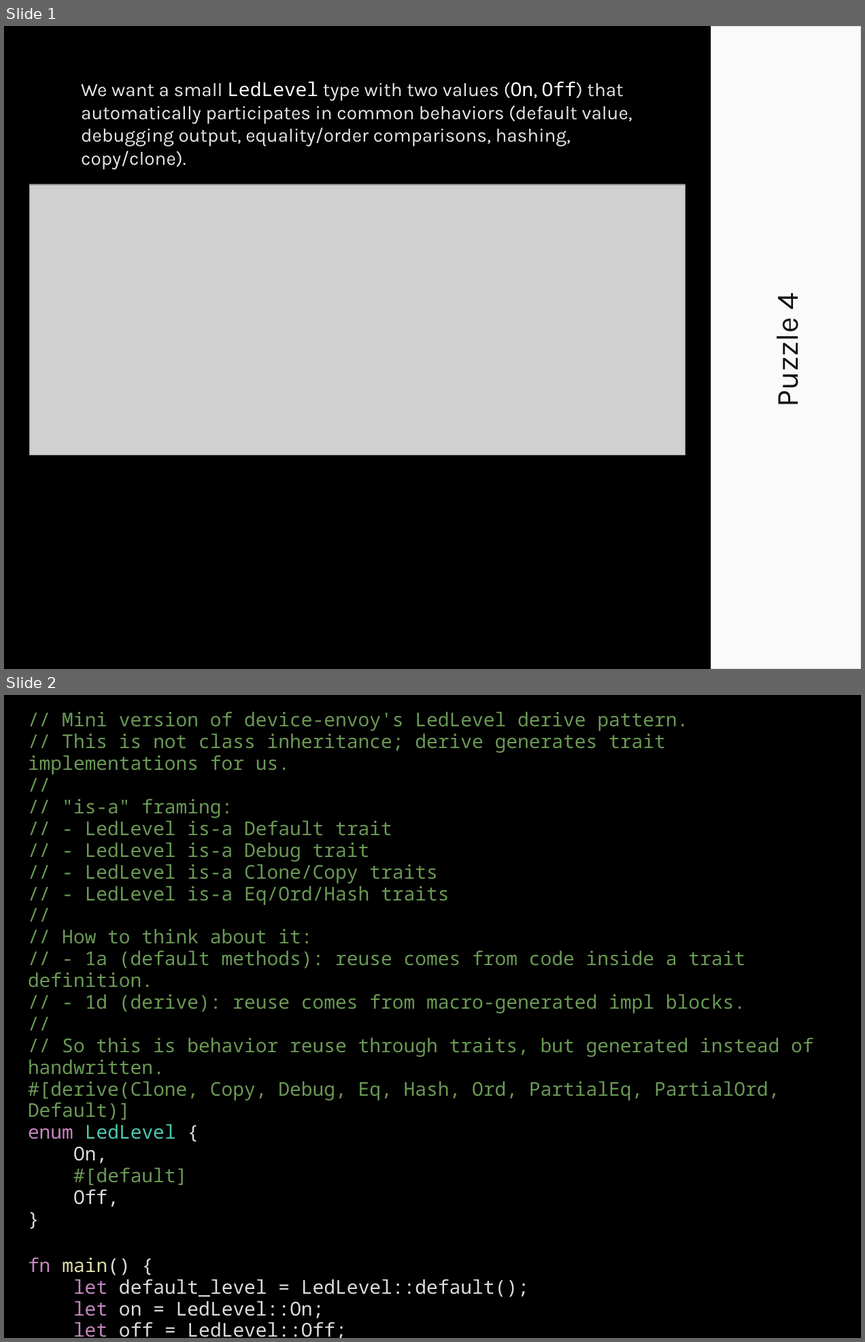
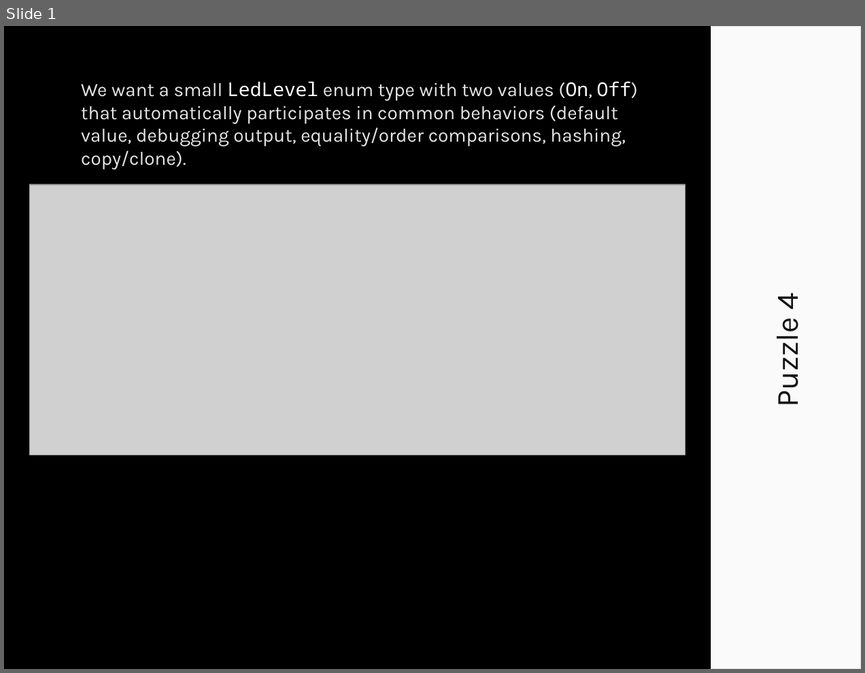
Before and after one commit to CarlKCarlK/inherit, a slide deck: docs/example4_walkthrough.pptx. Shown one above the other, each under a label of ours: slides 1 and 2 before the commit, slide 1 after it. The pictures are 865x1342 and 865x673 pixels, drawn with LibreOffice and Linux fonts; fonts in the diff are those of the drawing; grey boxes stand for pictures. Boxes give left, top, right and bottom in pixels: in the first picture for what was removed or moved away, otherwise in the second. Text is boxed around its words. In the diff, an @@ line names an element or a change of style, - is before the commit and + after.

```diff
--- a/docs/example4_walkthrough.pptx
+++ b/docs/example4_walkthrough.pptx
@@ slide 2 removed at [4,695,861,1338], background #FFFFFF @@
@@ rectangle removed at [4,695,861,1338] @@
@@ text removed at [28,711,814,1338] @@
-// Mini version of device-envoy's LedLevel derive pattern.
-// This is not class inheritance; derive generates trait implementations for us.
-//
-// "is-a" framing:
-// - LedLevel is-a Default trait
-// - LedLevel is-a Debug trait
-// - LedLevel is-a Clone/Copy traits
-// - LedLevel is-a Eq/Ord/Hash traits
-//
-// How to think about it:
-// - 1a (default methods): reuse comes from code inside a trait definition.
-// - 1d (derive): reuse comes from macro-generated impl blocks.
-//
-// So this is behavior reuse through traits, but generated instead of handwritten.
-#[derive(Clone, Copy, Debug, Eq, Hash, Ord, PartialEq, PartialOrd, Default)]
-enum LedLevel {
-On,
-#[default]
-Off,
-}
-fn main() {
-let default_level = LedLevel::default();
-let on = LedLevel::On;
-let off = LedLevel::Off;
@@ slide 1 changed as well @@
@@ text at [81,81,638,169]: text changed @@
-We want a small LedLevel type with two values (On, Off) that automatically participates in common behaviors (default value, debugging output, equality/order comparisons, hashing, copy/clone).
+We want a small LedLevel enum type with two values (On, Off) that automatically participates in common behaviors (default value, debugging output, equality/order comparisons, hashing, copy/clone).
```
Also in this commit, not shown: 1 other slide changed, 4 other files.
